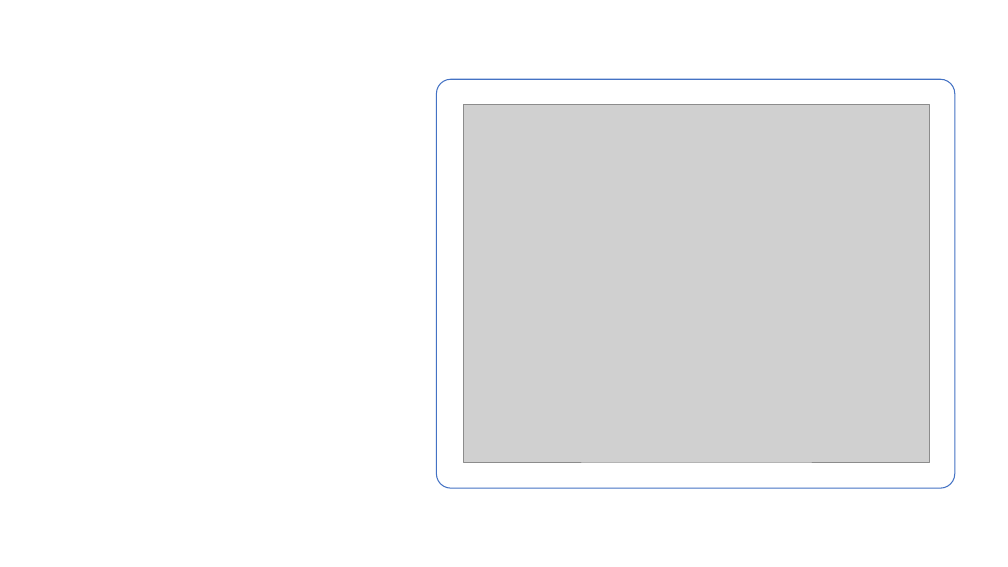
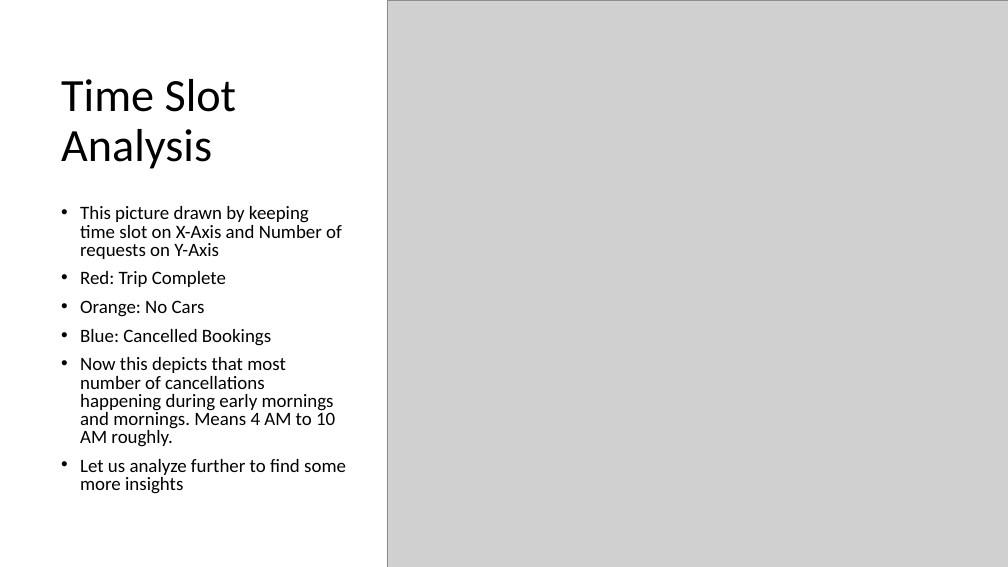
Before and after one commit to kishore3886/Uber_Case_Study, a slide deck: slide 7 of Uber_Case_Study.pptx (slide 4 before the commit). Drawn at 1008x567 pixels with LibreOffice and Linux fonts; fonts in the diff are those of the drawing; grey boxes stand for pictures. Boxes give left, top, right and bottom in pixels: in the first picture for what was removed or moved away, otherwise in the second. Text is boxed around its words. In the diff, an @@ line names an element or a change of style, - is before the commit and + after.

```diff
--- a/Uber_Case_Study.pptx
+++ b/Uber_Case_Study.pptx
@@ background #000000 to #FFFFFF @@
@@ rectangle removed at [0,0,1008,567] @@
@@ freeform shape removed at [0,0,385,567] @@
@@ picture added at [387,0,1008,567] @@
@@ title added at [61,79,237,169], 44 pt, text #000000 @@
+Time Slot Analysis
@@ rounded rectangle removed at [436,79,955,488] @@
@@ picture removed at [464,104,930,463] @@
@@ text added at [80,206,346,494], 18 pt, text #000000 @@
+• This picture drawn by keeping time slot on X-Axis and Number of requests on Y-Axis
+• Red: Trip Complete
+• Orange: No Cars
+• Blue: Cancelled Bookings
+• Now this depicts that most number of cancellations happening during early mornings and mornings. Means 4 AM to 10 AM roughly.
+• Let us analyze further to find some more insights
```
Also in this commit, not shown: 2 other slides changed, 7 slides added, 2 slides removed, 6 other files.
